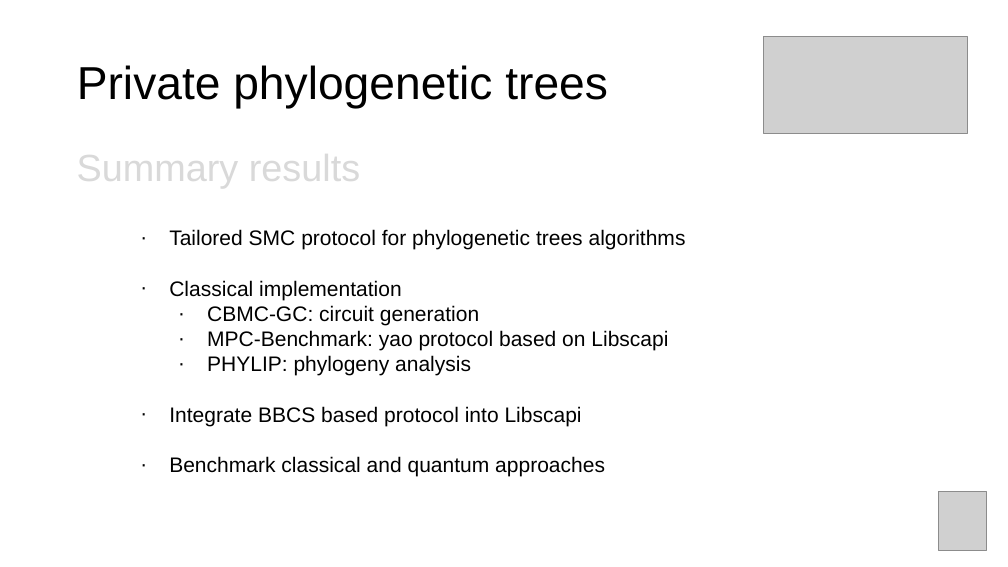
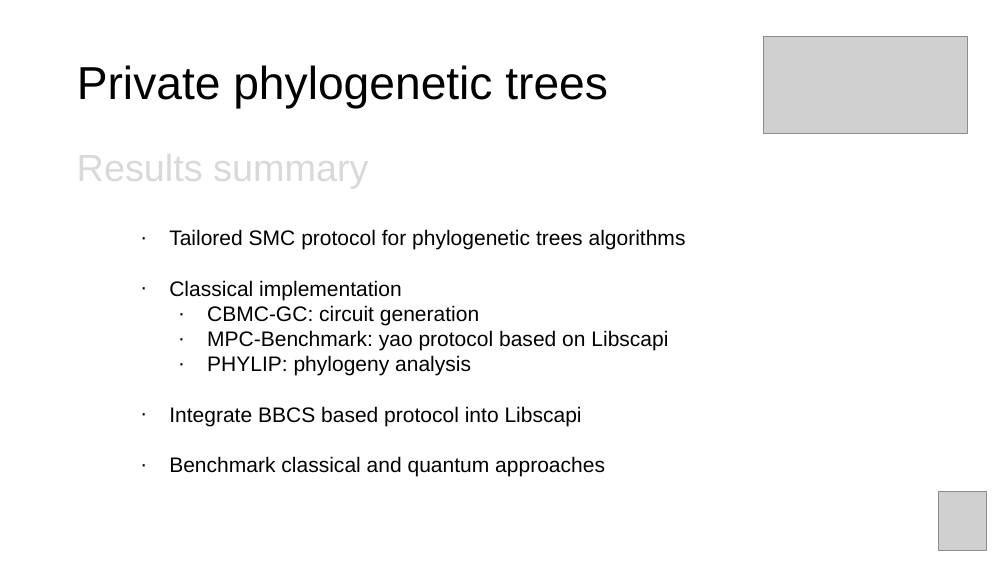
Before and after one commit to manel1874/PhD-thesis, a slide deck: slide 27 of thesis_defense/Thesis_presentation.pptx. Drawn at 1008x567 pixels with LibreOffice and Linux fonts; fonts in the diff are those of the drawing; grey boxes stand for pictures. Boxes give left, top, right and bottom in pixels: in the first picture for what was removed or moved away, otherwise in the second. Text is boxed around its words. In the diff, an @@ line names an element or a change of style, - is before the commit and + after.

Commit message:
Update presentation

```diff
--- a/thesis_defense/Thesis_presentation.pptx
+++ b/thesis_defense/Thesis_presentation.pptx
@@ text at bbox=[77, 147, 368, 189]: text changed @@
-Summary results
+Results summary
```
Also in this commit, not shown: 1 other slide changed, 12 slides added, 5 other files.
